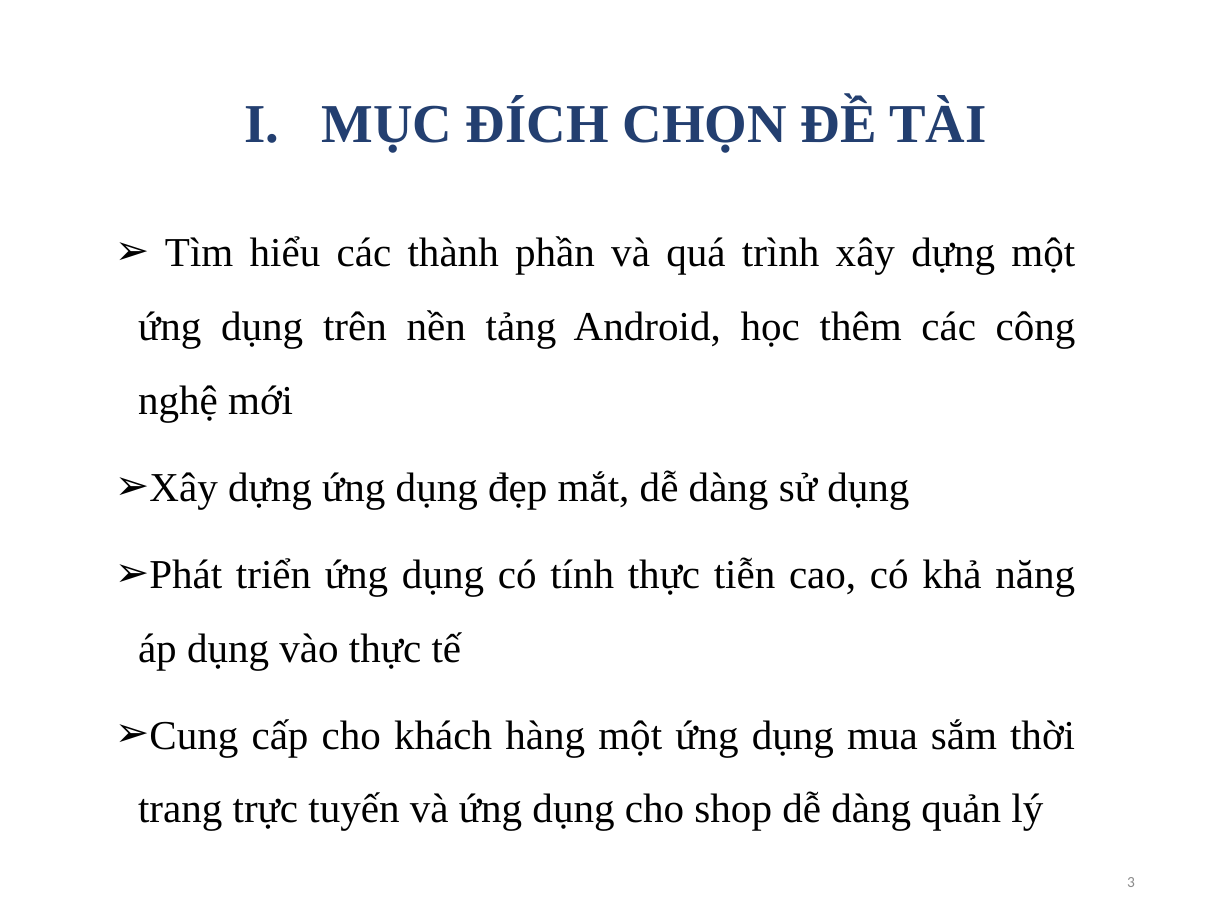
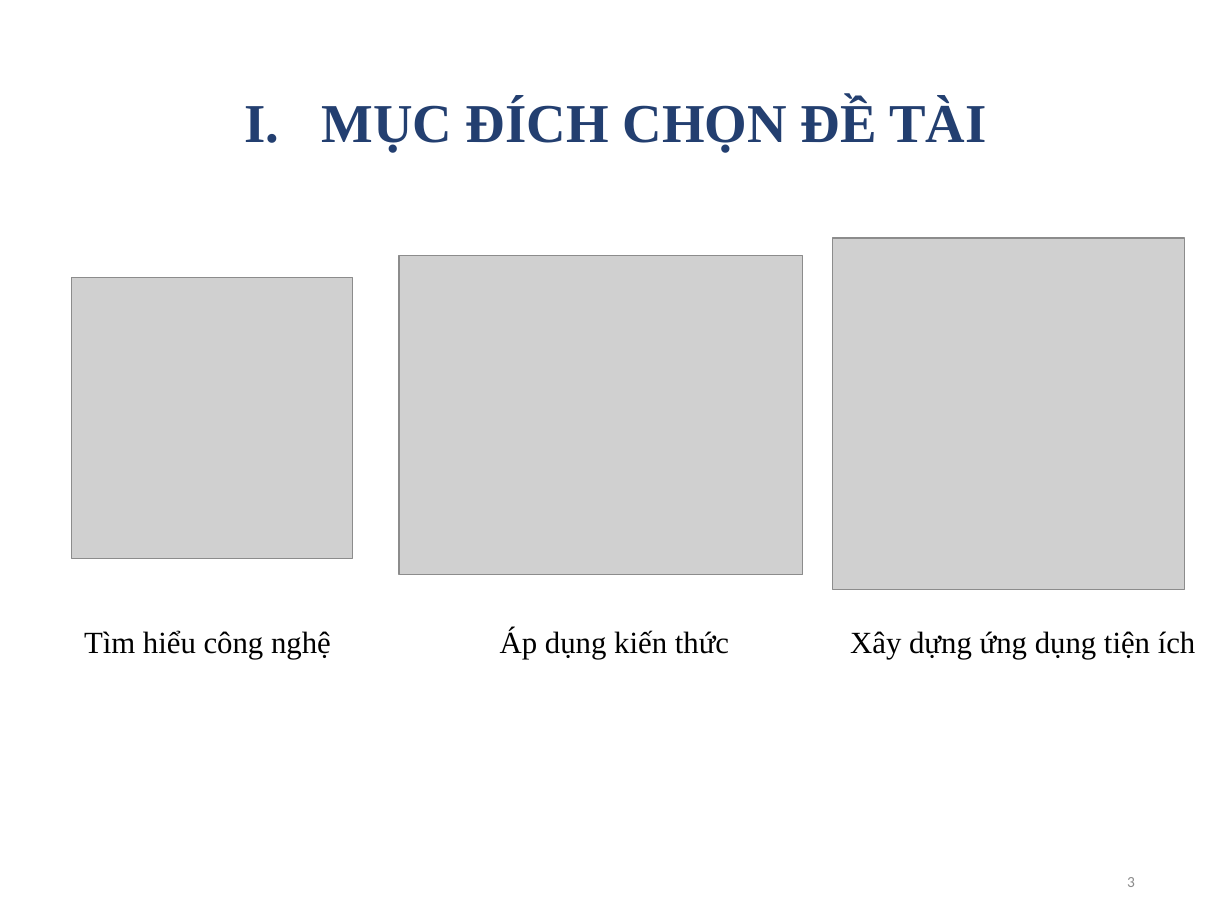
Before and after one commit to phamthuy1998/Internship_ClothesManagement, a slide deck: slide 3 of DATN_PhamThiThuy.pptx. Drawn at 1232x924 pixels with LibreOffice and Linux fonts; fonts in the diff are those of the drawing; grey boxes stand for pictures. Boxes give left, top, right and bottom in pixels: in the first picture for what was removed or moved away, otherwise in the second. Text is boxed around its words. In the diff, an @@ line names an element or a change of style, - is before the commit and + after.

```diff
--- a/DATN_PhamThiThuy.pptx
+++ b/DATN_PhamThiThuy.pptx
@@ text removed at [138, 236, 1076, 830] @@
-➢ Tìm hiểu các thành phần và quá trình xây dựng một ứng dụng trên nền tảng Android, học thêm các công nghệ mới
-➢ Xây dựng ứng dụng đẹp mắt, dễ dàng sử dụng
-➢ Phát triển ứng dụng có tính thực tiễn cao, có khả năng áp dụng vào thực tế
-➢ Cung cấp cho khách hàng một ứng dụng mua sắm thời trang trực tuyến và ứng dụng cho shop dễ dàng quản lý
@@ picture added at [833, 238, 1184, 589] @@
@@ picture added at [399, 256, 803, 575] @@
@@ picture added at [71, 277, 352, 558] @@
@@ text added at [500, 629, 729, 659], 18 pt, text #000000 @@
+Áp dụng kiến thức
@@ text added at [84, 630, 331, 659], 18 pt, text #000000 @@
+Tìm hiểu công nghệ
@@ text added at [850, 631, 1196, 659], 18 pt, text #000000 @@
+Xây dựng ứng dụng tiện ích
```
Also in this commit, not shown: 1 other slide changed, 4 slides added, 3 slides removed, 53 other files.
